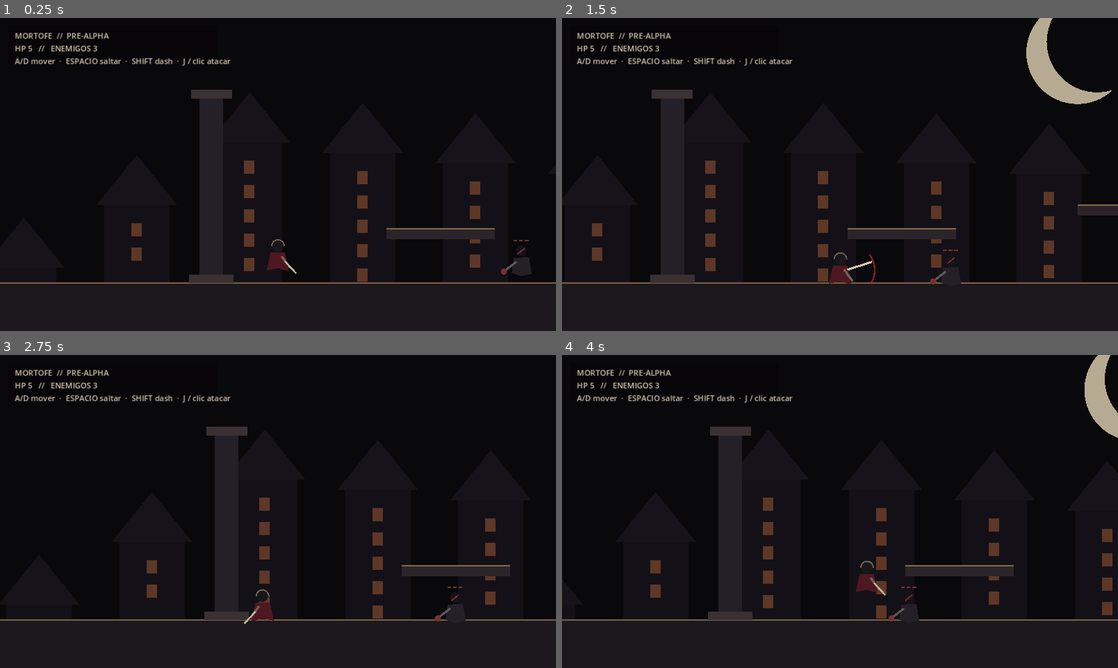
Above: before the commit, frames 1-4 (two rows, left to right).
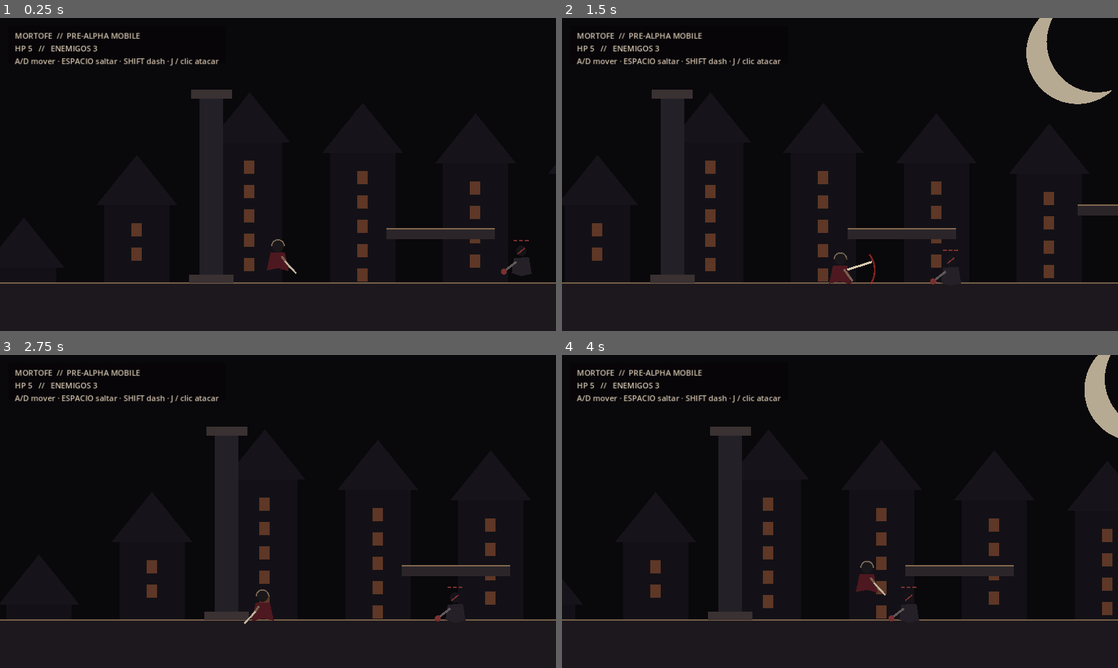
Above: after the commit, the same moments.

Repository: heliossamuelhernandezreyes/Godot-juegos-2d
Game: Godot game, scene res://main.tscn
The game is run twice, just before and just after one commit, with the same random seed, the same clock (stepped at 60 frames per second) and the same inputs.
Inputs (mouse positions are in pixels of both pictures, inside the frame that each line leads up to):
- Up to frame 1 (0.25 s): no input
- Up to frame 2 (1.5 s): tap Enter at 0.5 s; move the mouse to (962, 158) at 0.52 s; hold D (move_right) 0.53-1.25 s; tap Shift (dash) at 0.6 s; click (962, 158) at 0.67 s; tap Space (jump) at 0.77 s; drag from (728, 190) to (862, 243) at 1.27 s
- Up to frame 3 (2.75 s): move the mouse to (333, 442) at 2.02 s; hold A (move_left) from 2.03 s (still down); tap Shift (dash) at 2.1 s
- Up to frame 4 (4 s): release A (move_left) at 2.75 s; drag from (812, 574) to (673, 464) at 2.77 s; move the mouse to (1006, 558) at 3.52 s; hold D (move_right) from 3.53 s (still down); tap Shift (dash) at 3.6 s; tap Space (jump) at 3.77 s

The runs differ from the first frame. In frame 1, 0.5% of the frame differs, in the area x 10-42%, y 4-16%; in frame 2, 0.5%; in frame 3, 0.5%; in frame 4, 0.5%.

Commit message:
feat(mortofe): wire mobile controls and telemetry

Diff:
--- a/Mortofe/scripts/main.gd
+++ b/Mortofe/scripts/main.gd
@@ -2,10 +2,13 @@
 
 const PlayerController = preload("res://scripts/player.gd")
 const EnemyController = preload("res://scripts/enemy.gd")
+const MobileControls = preload("res://scripts/mobile_controls.gd")
+const MobileTelemetry = preload("res://scripts/mobile_telemetry.gd")
 
 var player: CharacterBody2D
 var hud_status: Label
 var enemy_count := 0
+var mobile_controls: Control
 
 func _ready() -> void:
 	_install_input_map()
@@ -15,6 +18,7 @@
 	_spawn_enemy(Vector2(820, 570))
 	_spawn_enemy(Vector2(1320, 570))
 	_spawn_enemy(Vector2(1770, 410))
+	_build_mobile_runtime()
 	queue_redraw()
 
 func _process(_delta: float) -> void:
@@ -23,7 +27,8 @@
 			player.global_position = Vector2(260, 560)
 			player.velocity = Vector2.ZERO
 		if is_instance_valid(hud_status):
-			hud_status.text = "MORTOFE  //  PRE-ALPHA\nHP %d   //   ENEMIGOS %d\nA/D mover  ·  ESPACIO saltar  ·  SHIFT dash  ·  J / clic atacar" % [player.health, enemy_count]
+			var controls_line := "CONTROLES TÁCTILES ACTIVOS" if is_instance_valid(mobile_controls) and mobile_controls.controls_active else "A/D mover · ESPACIO saltar · SHIFT dash · J / clic atacar"
+			hud_status.text = "MORTOFE  //  PRE-ALPHA MOBILE\nHP %d   //   ENEMIGOS %d\n%s" % [player.health, enemy_count, controls_line]
 
 func _draw() -> void:
 	# Placeholder visual deliberately code-driven: it tests gameplay before final art lands.
@@ -98,10 +103,11 @@
 
 func _build_hud() -> void:
 	var layer := CanvasLayer.new()
+	layer.layer = 10
 	add_child(layer)
 	var panel := ColorRect.new()
 	panel.position = Vector2(20, 18)
-	panel.size = Vector2(480, 86)
+	panel.size = Vector2(500, 86)
 	panel.color = Color(0.025, 0.02, 0.03, 0.82)
 	layer.add_child(panel)
 	hud_status = Label.new()
@@ -109,6 +115,19 @@
 	hud_status.add_theme_font_size_override("font_size", 18)
 	hud_status.add_theme_color_override("font_color", Color("d2c3ad"))
 	layer.add_child(hud_status)
+
+func _build_mobile_runtime() -> void:
+	var telemetry := MobileTelemetry.new()
+	telemetry.name = "MobileTelemetry"
+	add_child(telemetry)
+
+	var controls_layer := CanvasLayer.new()
+	controls_layer.name = "MobileControlsLayer"
+	controls_layer.layer = 20
+	add_child(controls_layer)
+	mobile_controls = MobileControls.new()
+	mobile_controls.name = "MobileControls"
+	controls_layer.add_child(mobile_controls)
 
 func _install_input_map() -> void:
 	_ensure_action("move_left", [KEY_A, KEY_LEFT])
